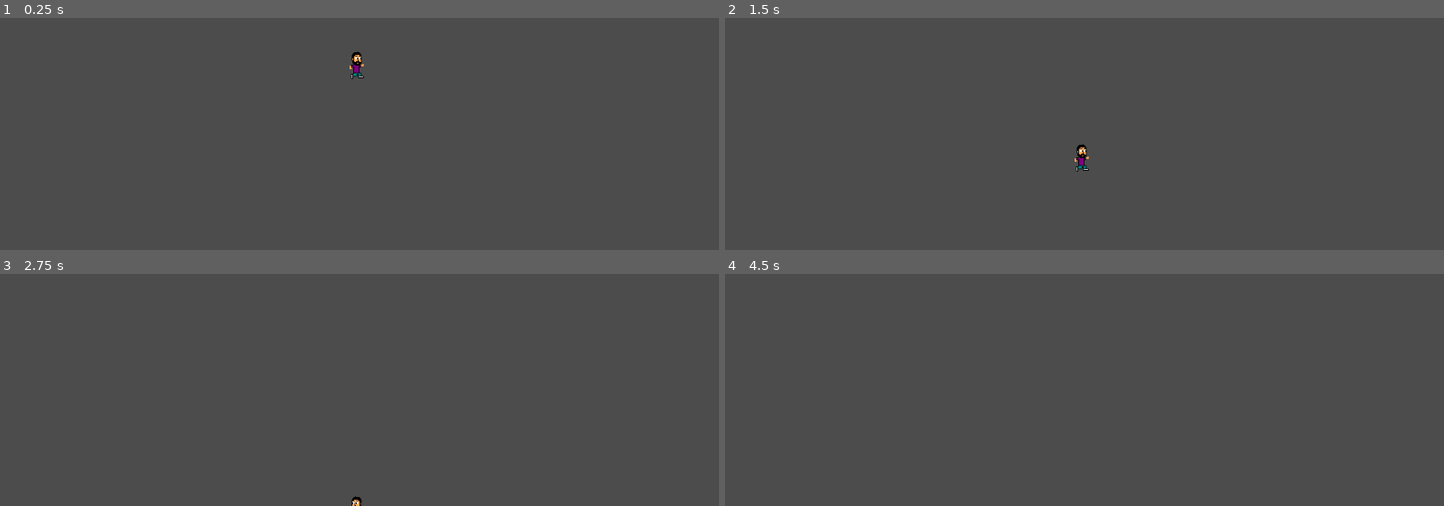
Above: before the commit, frames 1-4 (two rows, left to right).
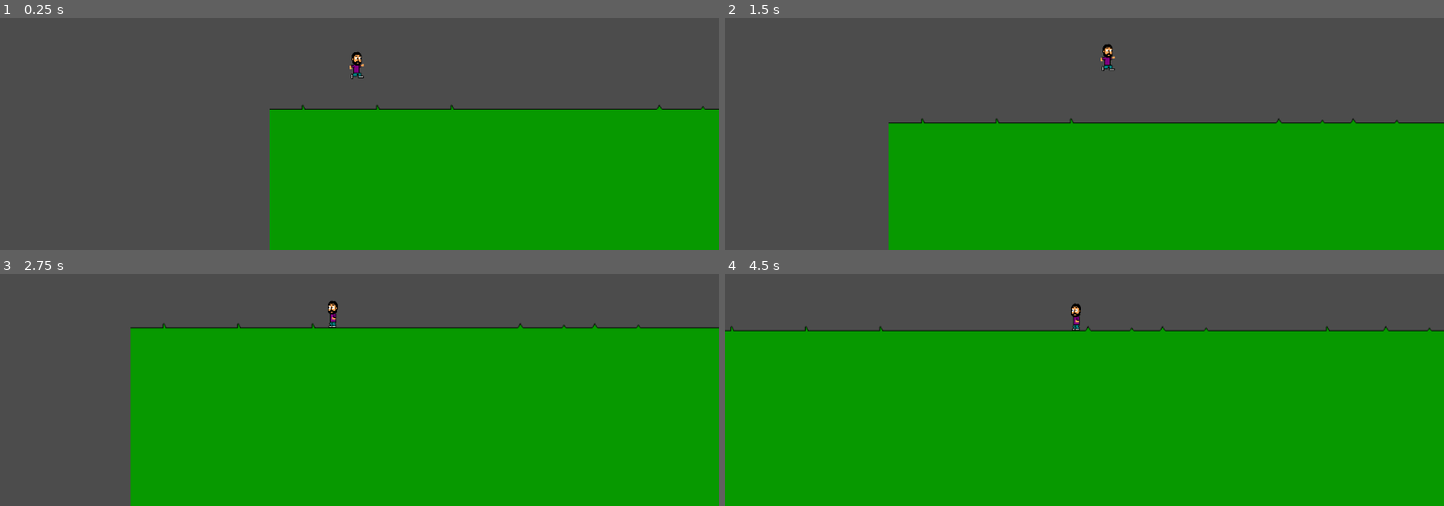
Above: after the commit, the same moments.

Repository: Guilherme-Calland/super_mega_guacamole
Game: Godot game, scene res://Scenes/Level 1.tscn
Same seed, same stepped clock (60 frames per second), same inputs: the game is played once before the commit and once after it. The project has no main scene, so this scene is started directly.
Inputs:
- Up to frame 1 (0.25 s): no input
- Up to frame 2 (1.5 s): hold D (right) from 0.53 s (still down); tap Space (jump) at 0.77 s
- Up to frame 3 (2.75 s): tap Space (jump) at 1.52 s; release D (right) at 2.03 s; hold A (left) from 2.03 s (still down)
- Up to frame 4 (4.5 s): release A (left) at 2.78 s; hold D (right) 2.78-4.28 s; tap Space (jump) at 3.02, 3.77 s; hold A (left) from 4.28 s (still down)

The runs differ from the first frame. In frame 1, 38% of the frame differs, in the area x 37-100%, y 37-100%; in frame 2, 43%; in frame 3, 63%; in frame 4, 76%, in the area x 0-100%, y 12-100%.

Commit message:
grass environment

Diff:
--- a/Scenes/Level 1.tscn
+++ b/Scenes/Level 1.tscn
@@ -1,7 +1,18 @@
-[gd_scene load_steps=2 format=2]
+[gd_scene load_steps=3 format=2]
 
 [ext_resource path="res://Scenes/Player.tscn" type="PackedScene" id=1]
+[ext_resource path="res://TileSet/TileSet.tres" type="TileSet" id=2]
 
 [node name="Level 1" type="Node2D"]
 
 [node name="Player" parent="." instance=ExtResource( 1 )]
+position = Vector2( 124.782, -62.5937 )
+speed = 200
+
+[node name="TileMap" type="TileMap" parent="."]
+tile_set = ExtResource( 2 )
+cell_size = Vector2( 106, 105 )
+collision_layer = 2
+collision_mask = 0
+format = 1
+tile_data = PoolIntArray( 0, 1, 0, 1, 1, 0, 2, 1, 0, 3, 0, 0, 4, 0, 0, 5, 2, 0, 6, 2, 0, 7, 0, 0, 8, 1, 0, 9, 2, 0, 10, 1, 0, 11, 2, 0, 12, 1, 0, 13, 2, 0, 65536, 3, 0, 65537, 3, 0, 65538, 3, 0, 65539, 3, 0, 65540, 3, 0, 65541, 3, 0, 65542, 3, 0, 65543, 3, 0, 65544, 3, 0, 65545, 3, 0, 65546, 3, 0, 65547, 3, 0, 65548, 3, 0, 65549, 3, 0, 131072, 3, 0, 131073, 3, 0, 131074, 3, 0, 131075, 3, 0, 131076, 3, 0, 131077, 3, 0, 131078, 3, 0, 131079, 3, 0, 131080, 3, 0, 131081, 3, 0, 131082, 3, 0, 131083, 3, 0, 131084, 3, 0, 131085, 3, 0 )
--- /dev/null
+++ b/Scenes/PlatformTiles.tscn
@@ -0,0 +1,59 @@
+[gd_scene load_steps=6 format=2]
+
+[ext_resource path="res://Graphics/Environment/grass_1.png" type="Texture" id=1]
+[ext_resource path="res://Graphics/Environment/grass_3.png" type="Texture" id=2]
+[ext_resource path="res://Graphics/Environment/grass_4.png" type="Texture" id=3]
+[ext_resource path="res://Graphics/Environment/grass_2.png" type="Texture" id=4]
+
+[sub_resource type="RectangleShape2D" id=1]
+extents = Vector2( 53.1823, 42.209 )
+
+[node name="PlatformTiles" type="Node2D"]
+
+[node name="Sprite" type="Sprite" parent="."]
+position = Vector2( 80, 80 )
+texture = ExtResource( 1 )
+
+[node name="StaticBody2D" type="StaticBody2D" parent="Sprite"]
+
+[node name="CollisionShape2D" type="CollisionShape2D" parent="Sprite/StaticBody2D"]
+visible = false
+position = Vector2( 0, 8.8 )
+scale = Vector2( 1, 1.05 )
+shape = SubResource( 1 )
+
+[node name="Sprite2" type="Sprite" parent="."]
+position = Vector2( 240, 80 )
+texture = ExtResource( 4 )
+
+[node name="StaticBody2D" type="StaticBody2D" parent="Sprite2"]
+
+[node name="CollisionShape2D" type="CollisionShape2D" parent="Sprite2/StaticBody2D"]
+visible = false
+position = Vector2( 0, 8.8 )
+scale = Vector2( 1, 1.05 )
+shape = SubResource( 1 )
+
+[node name="Sprite3" type="Sprite" parent="."]
+position = Vector2( 80, 240 )
+texture = ExtResource( 2 )
+
+[node name="StaticBody2D" type="StaticBody2D" parent="Sprite3"]
+
+[node name="CollisionShape2D" type="CollisionShape2D" parent="Sprite3/StaticBody2D"]
+visible = false
+position = Vector2( 0, 8.8 )
+scale = Vector2( 1, 1.05 )
+shape = SubResource( 1 )
+
+[node name="Sprite4" type="Sprite" parent="."]
+position = Vector2( 240, 240 )
+texture = ExtResource( 3 )
+
+[node name="StaticBody2D" type="StaticBody2D" parent="Sprite4"]
+
+[node name="CollisionShape2D" type="CollisionShape2D" parent="Sprite4/StaticBody2D"]
+visible = false
+position = Vector2( 0, -8.2 )
+scale = Vector2( 1, 1.05 )
+shape = SubResource( 1 )
--- /dev/null
+++ b/TileSet/TileSet.tres
@@ -0,0 +1,95 @@
+[gd_resource type="TileSet" load_steps=6 format=2]
+
+[ext_resource path="res://Graphics/Environment/grass_1.png" type="Texture" id=1]
+[ext_resource path="res://Graphics/Environment/grass_3.png" type="Texture" id=2]
+[ext_resource path="res://Graphics/Environment/grass_4.png" type="Texture" id=3]
+[ext_resource path="res://Graphics/Environment/grass_2.png" type="Texture" id=4]
+
+[sub_resource type="RectangleShape2D" id=1]
+extents = Vector2( 53.1823, 42.209 )
+
+[resource]
+0/name = "Sprite"
+0/texture = ExtResource( 1 )
+0/tex_offset = Vector2( 0, 0 )
+0/modulate = Color( 1, 1, 1, 1 )
+0/region = Rect2( 0, 0, 106, 105 )
+0/tile_mode = 0
+0/occluder_offset = Vector2( 53, 52.5 )
+0/navigation_offset = Vector2( 53, 52.5 )
+0/shape_offset = Vector2( 53, 61.3 )
+0/shape_transform = Transform2D( 1, 0, 0, 1.05, 53, 61.3 )
+0/shape = SubResource( 1 )
+0/shape_one_way = false
+0/shape_one_way_margin = 1.0
+0/shapes = [ {
+"autotile_coord": Vector2( 0, 0 ),
+"one_way": false,
+"one_way_margin": 1.0,
+"shape": SubResource( 1 ),
+"shape_transform": Transform2D( 1, 0, 0, 1.05, 53, 61.3 )
+} ]
+0/z_index = 0
+1/name = "Sprite2"
+1/texture = ExtResource( 4 )
+1/tex_offset = Vector2( 0, 0 )
+1/modulate = Color( 1, 1, 1, 1 )
+1/region = Rect2( 0, 0, 106, 105 )
+1/tile_mode = 0
+1/occluder_offset = Vector2( 53, 52.5 )
+1/navigation_offset = Vector2( 53, 52.5 )
+1/shape_offset = Vector2( 53, 61.3 )
+1/shape_transform = Transform2D( 1, 0, 0, 1.05, 53, 61.3 )
+1/shape = SubResource( 1 )
+1/shape_one_way = false
+1/shape_one_way_margin = 1.0
+1/shapes = [ {
+"autotile_coord": Vector2( 0, 0 ),
+"one_way": false,
+"one_way_margin": 1.0,
+"shape": SubResource( 1 ),
+"shape_transform": Transform2D( 1, 0, 0, 1.05, 53, 61.3 )
+} ]
+1/z_index = 0
+2/name = "Sprite3"
+2/texture = ExtResource( 2 )
+2/tex_offset = Vector2( 0, 0 )
+2/modulate = Color( 1, 1, 1, 1 )
+2/region = Rect2( 0, 0, 106, 105 )
+2/tile_mode = 0
+2/occluder_offset = Vector2( 53, 52.5 )
+2/navigation_offset = Vector2( 53, 52.5 )
+2/shape_offset = Vector2( 53, 61.3 )
+2/shape_transform = Transform2D( 1, 0, 0, 1.05, 53, 61.3 )
+2/shape = SubResource( 1 )
+2/shape_one_way = false
+2/shape_one_way_margin = 1.0
+2/shapes = [ {
+"autotile_coord": Vector2( 0, 0 ),
+"one_way": false,
+"one_way_margin": 1.0,
+"shape": SubResource( 1 ),
+"shape_transform": Transform2D( 1, 0, 0, 1.05, 53, 61.3 )
+} ]
+2/z_index = 0
+3/name = "Sprite4"
+3/texture = ExtResource( 3 )
+3/tex_offset = Vector2( 0, 0 )
+3/modulate = Color( 1, 1, 1, 1 )
+3/region = Rect2( 0, 0, 106, 105 )
+3/tile_mode = 0
+3/occluder_offset = Vector2( 53, 52.5 )
+3/navigation_offset = Vector2( 53, 52.5 )
+3/shape_offset = Vector2( 53, 44.3 )
+3/shape_transform = Transform2D( 1, 0, 0, 1.05, 53, 44.3 )
+3/shape = SubResource( 1 )
+3/shape_one_way = false
+3/shape_one_way_margin = 1.0
+3/shapes = [ {
+"autotile_coord": Vector2( 0, 0 ),
+"one_way": false,
+"one_way_margin": 1.0,
+"shape": SubResource( 1 ),
+"shape_transform": Transform2D( 1, 0, 0, 1.05, 53, 44.3 )
+} ]
+3/z_index = 0
